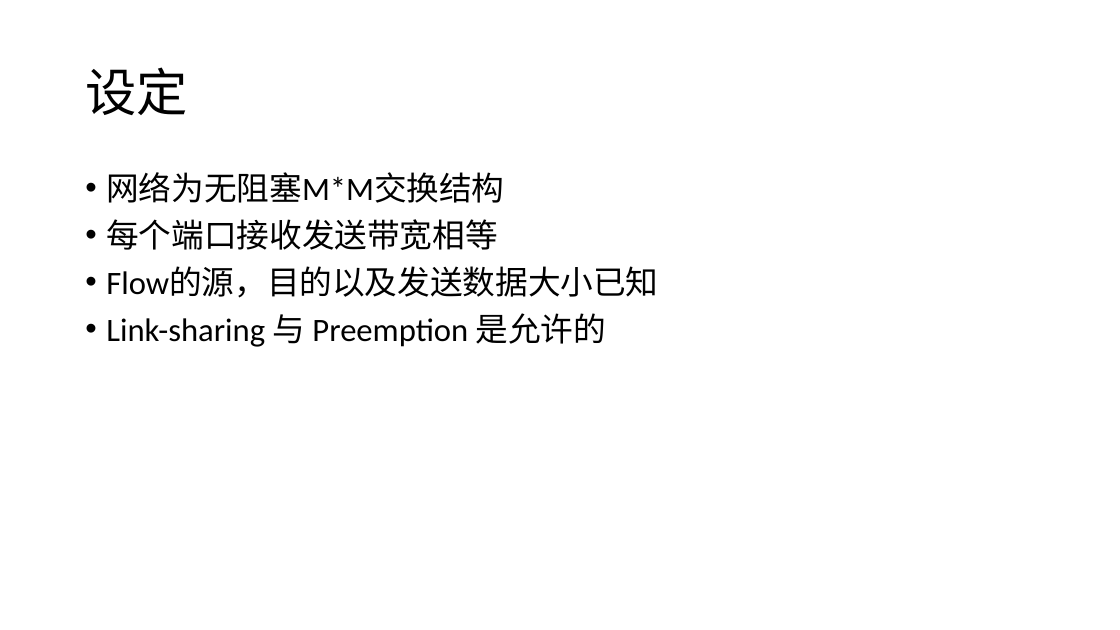
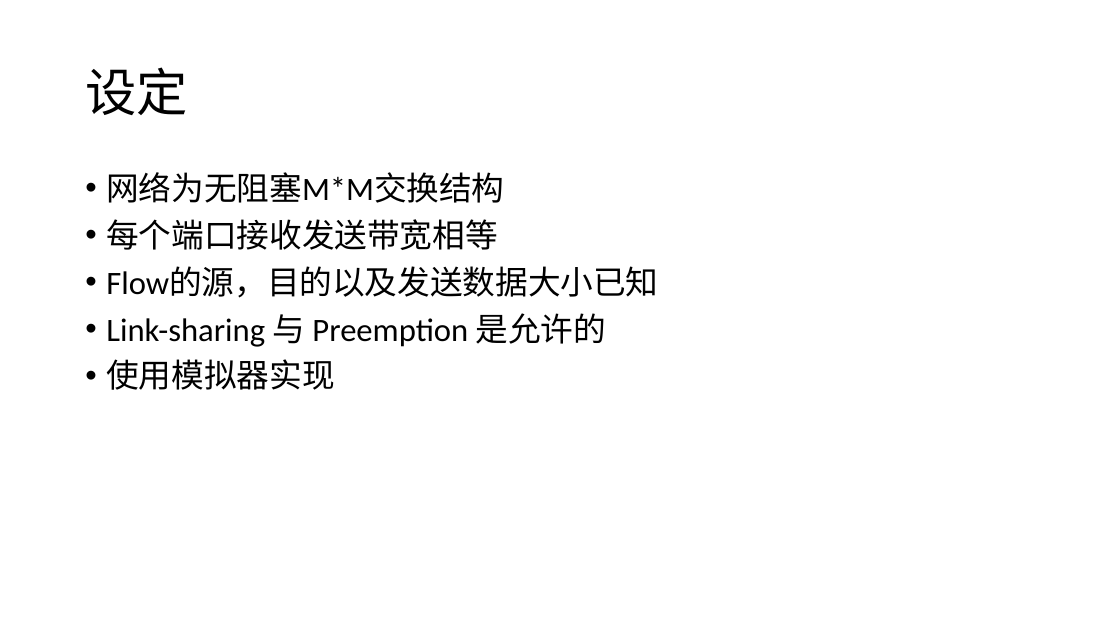
Before and after one commit to fhowen/metaflow, a slide deck: slide 6 of document/microflow.pptx (slide 5 before the commit). Drawn at 1120x630 pixels with LibreOffice and Linux fonts; fonts in the diff are those of the drawing. Boxes give left, top, right and bottom in pixels: in the first picture for what was removed or moved away, otherwise in the second. Text is boxed around its words. In the diff, an @@ line names an element or a change of style, - is before the commit and + after.

```diff
--- a/document/microflow.pptx
+++ b/document/microflow.pptx
@@ text at <box>106,359,334,390</box>: paragraph added @@
+• 使用模拟器实现
```
Also in this commit, not shown: 3 slides added.
